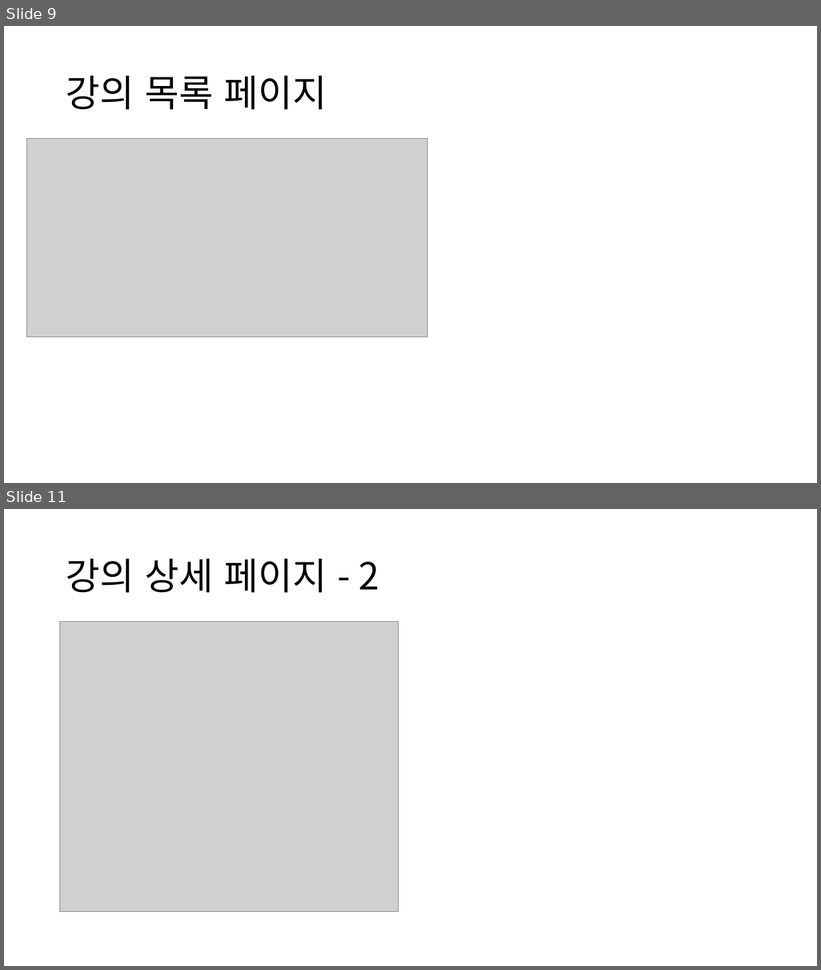
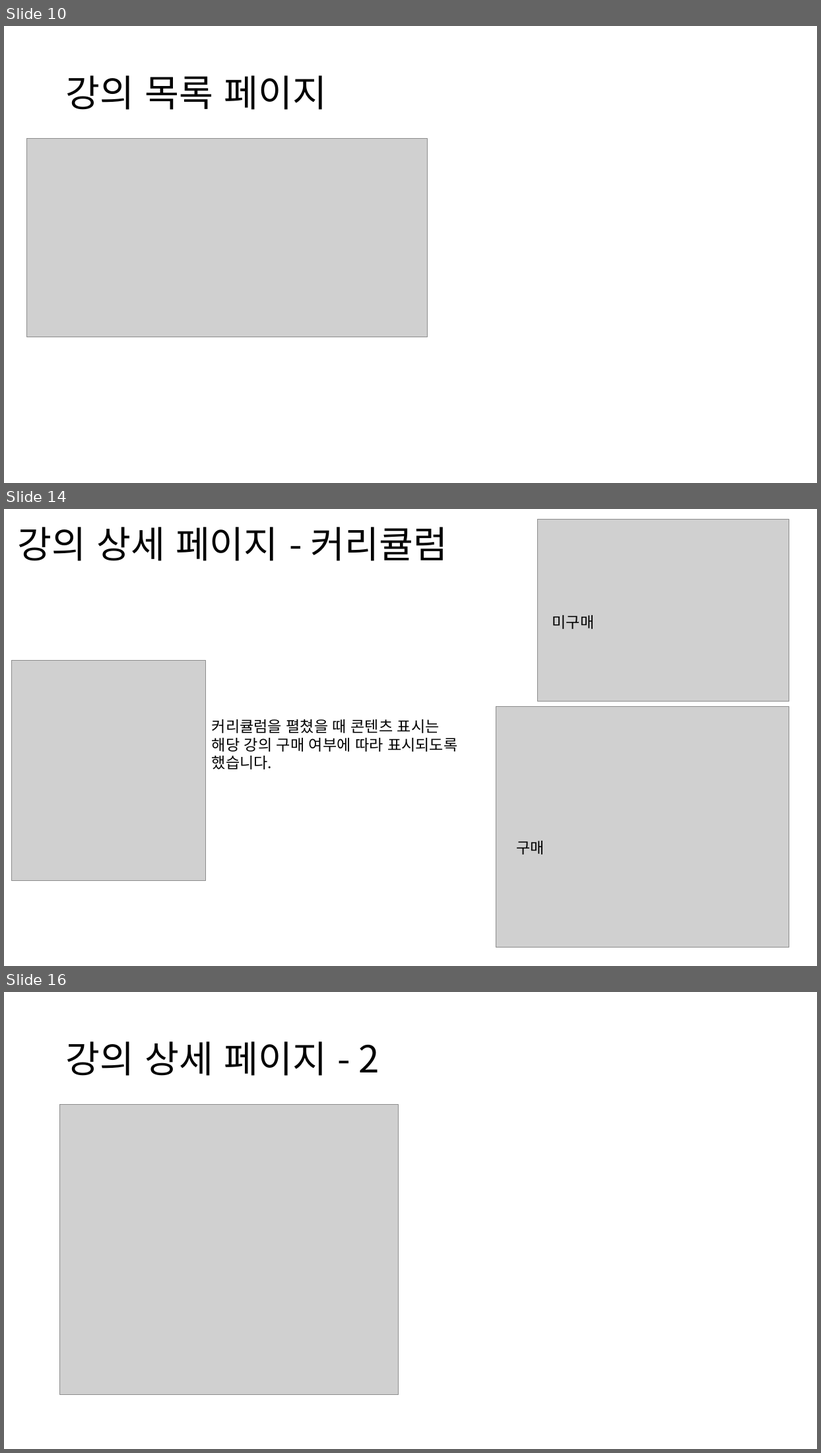
Before and after one commit to NALASAI/SelfIntroduction, a slide deck: 1조 project 포트폴리오(이력서용).pptx. Shown one above the other, each under a label of ours: slides 9 and 11 before the commit, slides 10, 14 and 16 after it; the slides between them are not shown. The pictures are 821x970 and 821x1453 pixels, drawn with LibreOffice and Linux fonts; fonts in the diff are those of the drawing; grey boxes stand for pictures. Boxes give left, top, right and bottom in pixels: in the first picture for what was removed or moved away, otherwise in the second. Text is boxed around its words. In the diff, an @@ line names an element or a change of style, - is before the commit and + after.

```diff
--- a/1조 project 포트폴리오(이력서용).pptx
+++ b/1조 project 포트폴리오(이력서용).pptx
@@ slide 14 added at bbox=[4, 509, 817, 966], background #FFFFFF @@
@@ title added at bbox=[18, 527, 448, 561], 44 pt, text #000000 @@
+강의 상세 페이지 - 커리큘럼
@@ picture added at bbox=[538, 519, 789, 701] @@
@@ text added at bbox=[552, 615, 595, 629], 18 pt, text #000000 @@
+미구매
@@ picture added at bbox=[11, 661, 206, 881] @@
@@ text added at bbox=[212, 719, 457, 770], 18 pt, text #000000 @@
+커리큘럼을 펼쳤을 때 콘텐츠 표시는
+해당 강의 구매 여부에 따라 표시되도록
+했습니다.
@@ picture added at bbox=[496, 707, 789, 948] @@
@@ text added at bbox=[516, 841, 545, 855], 18 pt, text #000000 @@
+구매
@@ what was slide 9 is now slide 10 @@
@@ what was slide 11 is now slide 16 @@
```
Also in this commit, not shown: 5 slides changed, 4 other slides added, 16 other files.
